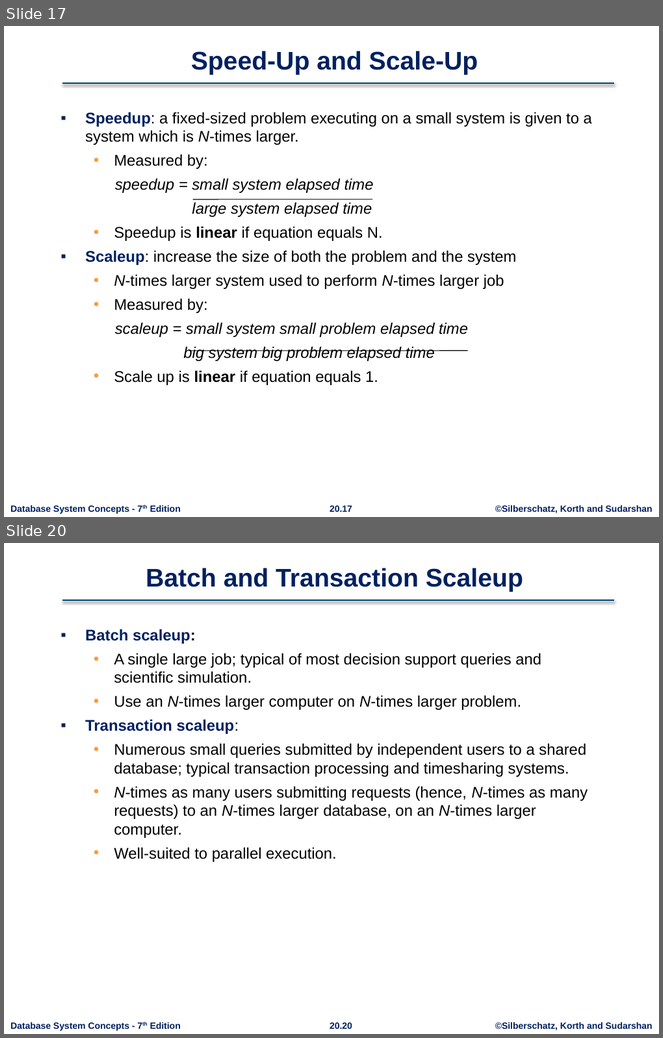
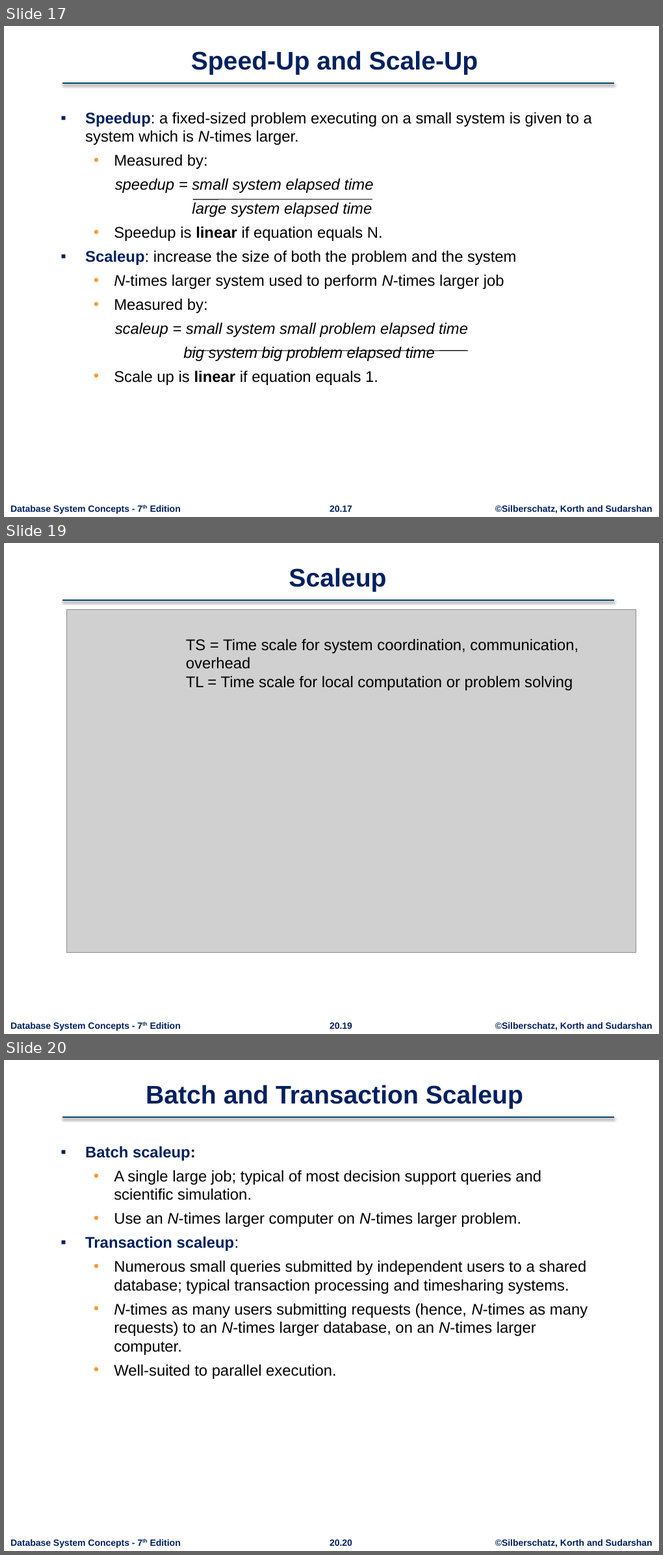
Before and after one commit to rizveeredwan/course-contents, a slide deck: CSE-3104/Slides/ch20.pptx. Shown one above the other, each under a label of ours: slides 17 and 20 before the commit, slides 17, 19 and 20 after it; the slides between them are not shown. The pictures are 663x1038 and 663x1555 pixels, drawn with LibreOffice and Linux fonts; fonts in the diff are those of the drawing; grey boxes stand for pictures; background and template pictures are left out. Boxes give left, top, right and bottom in pixels: in the first picture for what was removed or moved away, otherwise in the second. Text is boxed around its words. In the diff, an @@ line names an element or a change of style, - is before the commit and + after.

```diff
--- a/CSE-3104/Slides/ch20.pptx
+++ b/CSE-3104/Slides/ch20.pptx
@@ slide 19 added at (x1=4, y1=543, x2=659, y2=1034), background #FFFFFF; not listed: 4 template elements that a slide beside it also shows @@
@@ title added at (x1=289, y1=568, x2=386, y2=592), 28 pt, text #002060, bold @@
+Scaleup
@@ picture added at (x1=67, y1=610, x2=636, y2=953) @@
@@ text added at (x1=186, y1=639, x2=579, y2=691), 17 pt, text #000000 @@
+TS = Time scale for system coordination, communication, overhead
+TL = Time scale for local computation or problem solving
```
Also in this commit, not shown: 10 slides changed, 3 other slides added, 2 slides removed.
